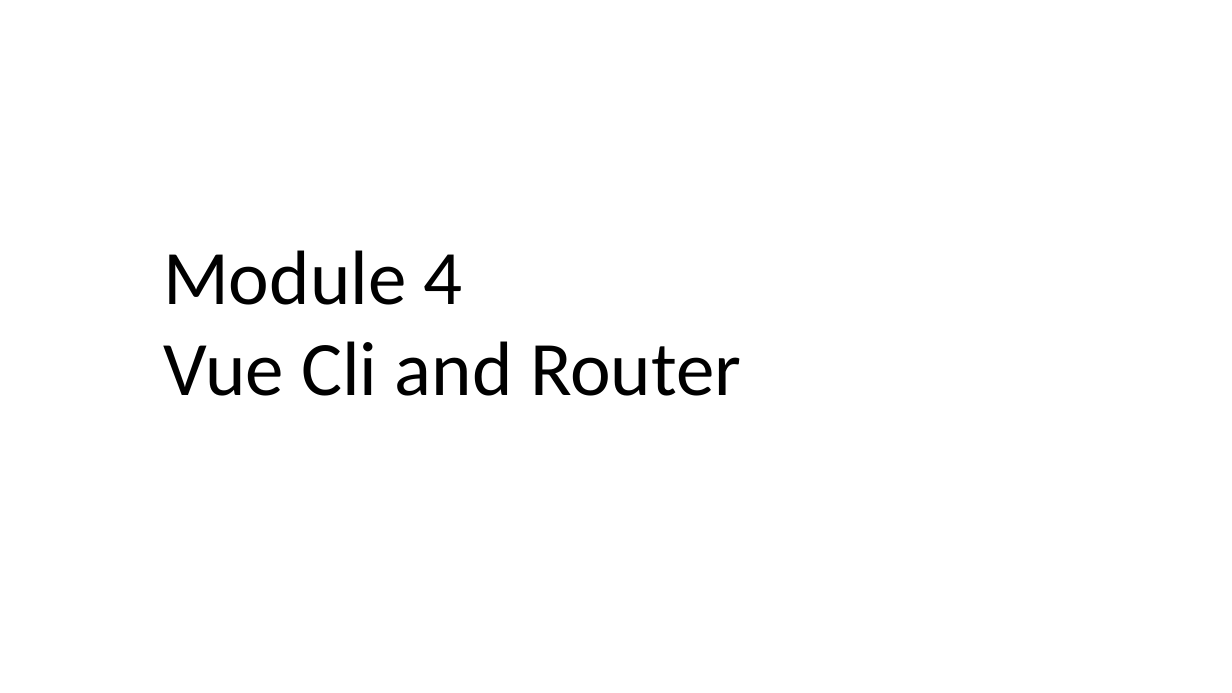
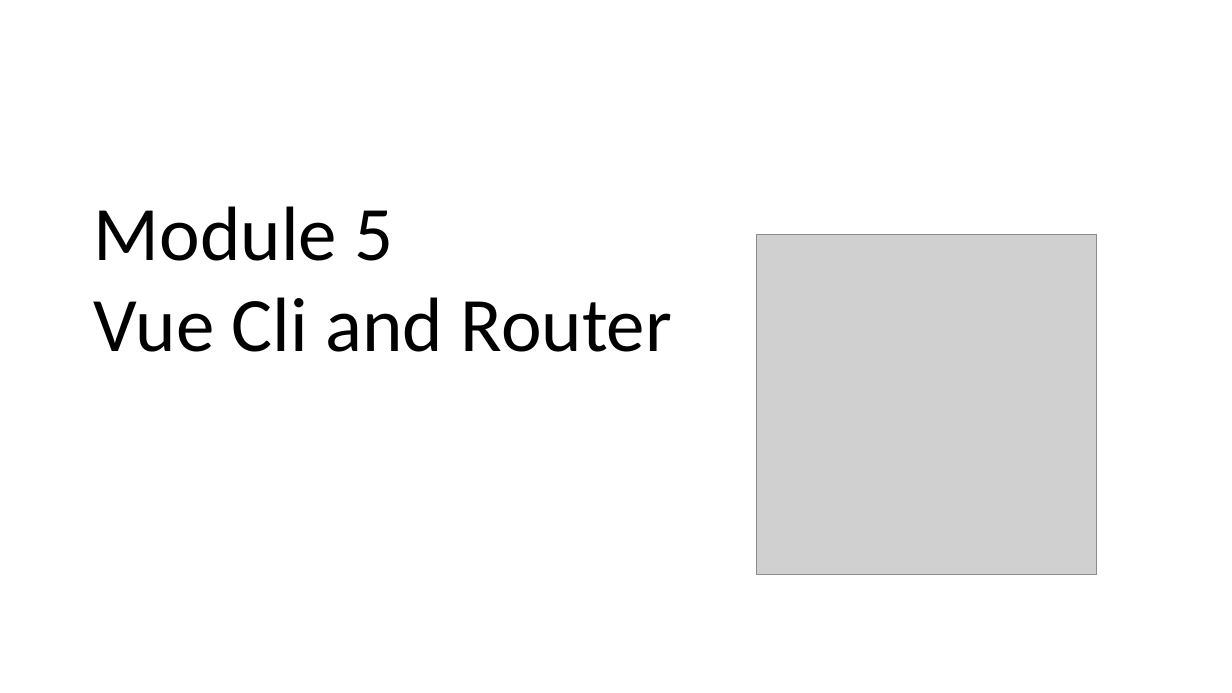
Before and after one commit to auzadventure/vue-advanced, a slide deck: slide 10 of Vue JS 102.pptx (slide 8 before the commit). Drawn at 1232x693 pixels with LibreOffice and Linux fonts; fonts in the diff are those of the drawing; grey boxes stand for pictures. Boxes give left, top, right and bottom in pixels: in the first picture for what was removed or moved away, otherwise in the second. Text is boxed around its words. In the diff, an @@ line names an element or a change of style, - is before the commit and + after.

```diff
--- a/Vue JS 102.pptx
+++ b/Vue JS 102.pptx
@@ text "Module 5": place and size @@
-text "Module 5" at [163,250,741,396]
+text "Module 5" at [94,206,672,352]
@@ text at [94,206,393,261]: text changed @@
-Module 4
+Module 5
@@ picture added at [757,235,1097,575] @@
```
Also in this commit, not shown: 7 other slides changed, 4 slides added, 7 slides removed, 1 other file.
